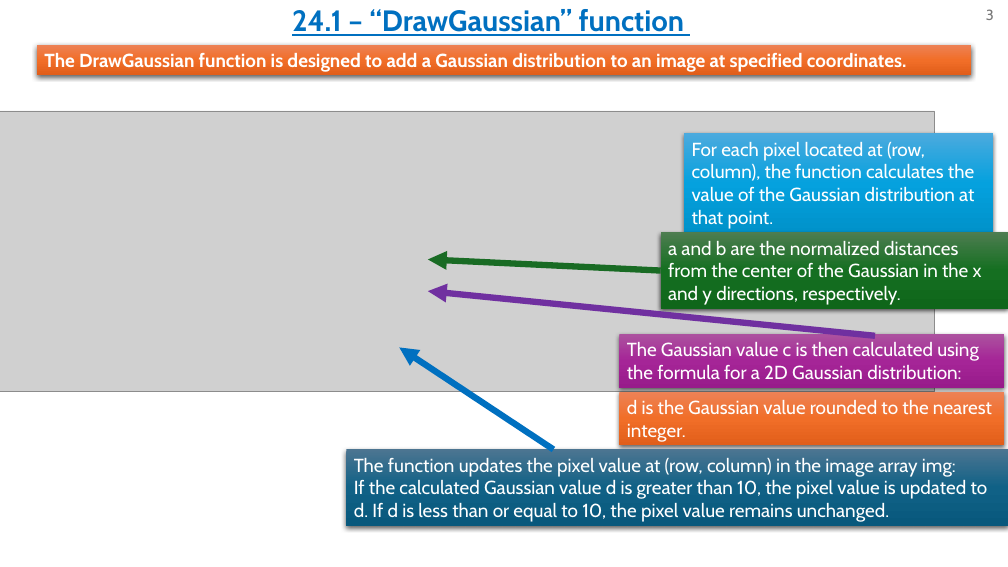
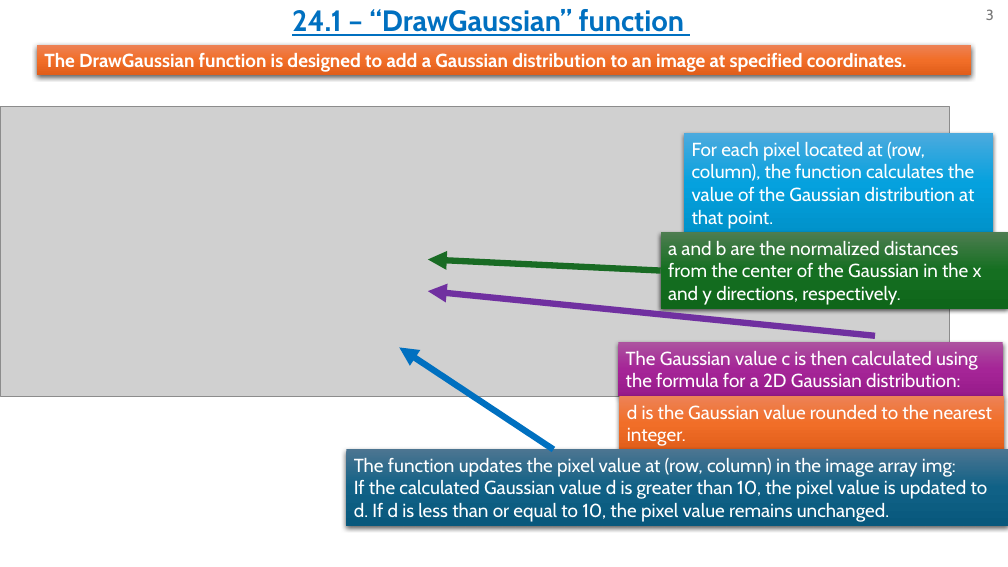
Before and after one commit to omripony/image-processing, a slide deck: slide 3 of labs/lab24- for barak's check/version 2/1950-2210-7939-ImPr24-2.pptx. Drawn at 1008x567 pixels with LibreOffice and Linux fonts; fonts in the diff are those of the drawing; grey boxes stand for pictures. Boxes give left, top, right and bottom in pixels: in the first picture for what was removed or moved away, otherwise in the second. Text is boxed around its words. In the diff, an @@ line names an element or a change of style, - is before the commit and + after.

```diff
--- a/labs/lab24- for barak's check/version 2/1950-2210-7939-ImPr24-2.pptx
+++ b/labs/lab24- for barak's check/version 2/1950-2210-7939-ImPr24-2.pptx
@@ picture: place and size @@
-picture at [0, 111, 935, 392]
+picture at [0, 107, 950, 396]
@@ rectangle "The Gaussian value c is ...": place and size @@
-rectangle "The Gaussian value c is ..." at [619, 334, 1003, 388]
+rectangle "The Gaussian value c is ..." at [619, 343, 1003, 396]
@@ rectangle "d is the Gaussian value ...": place and size @@
-rectangle "d is the Gaussian value ..." at [619, 392, 1003, 445]
+rectangle "d is the Gaussian value ..." at [619, 396, 1003, 450]
```
Also in this commit, not shown: 12 other slides changed, 11 slides added, 28 other files.
